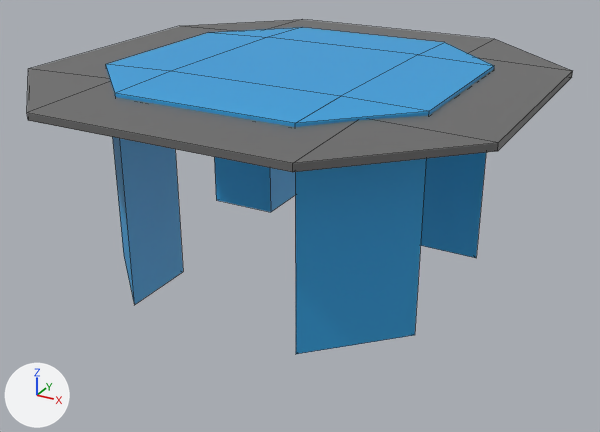
What one commit did to the Blender file Program/Ψ/Data/Spring/Spring.blend.
Before and after are seen from a 50 mm camera at (2.37, -4.31, 1.25) aimed at (0.06, -0.1, -0.85). Every picture has the same lights, and +X, +Y and +Z are marked at lower left. Mesh edges are drawn as thin lines.

Names of what the first picture shows: 'Base', 'Spring'.
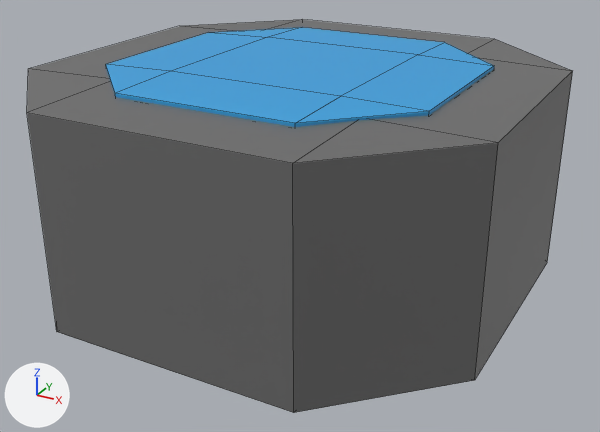
Patch to the scene script:
```diff
--- a/Program/Ψ/Data/Spring/Spring.blend.py
+++ b/Program/Ψ/Data/Spring/Spring.blend.py
@@ me_cube @@
 # used by ob_base; location = (0.0, 0.0, -0.011)
-me_cube.from_pydata(...)  # 24 vertices, 26 faces; spans x -1.44..1.44, y -1.44..1.44, z 0.01..0.08
+me_cube.from_pydata(...)  # 24 vertices, 26 faces; spans x -1.44..1.44, y -1.44..1.44, z -1.22..0.08
+# me_cube part 1
+# 12 vertices are removed from x -1.44..1.44, y -1.44..1.44, z 0.01..0.03
+# 17 faces are deleted
+# 4 vertices are added at (0.76, 0.76, -1.22), (0.76, -0.76, -1.22), (-0.76, 0.76, -1.22), (-0.76, -0.76, -1.22)
+# 8 new vertices lie (0.0, 0.0, -1.28) away from vertices in x -1.44..1.44, y -1.44..1.44, z 0.07
+# 17 new faces join them
 me_cube.materials.append(mat_material)
```

Changed parts and their boxes [x1, y1, x2, y2] in the pictures (600 x 432 px; the box of a moved part takes in the faces that stretch with it):
'Base', reshaped (158% taller)
    before: [27, 20, 573, 172]
    after: [27, 20, 573, 413]
part 1 of me_cube, moved or reshaped
    before: [27, 74, 572, 172]
    after: [27, 74, 572, 413]
